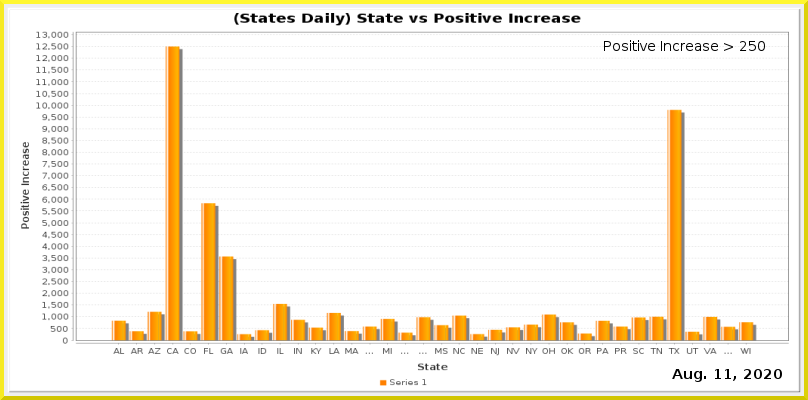
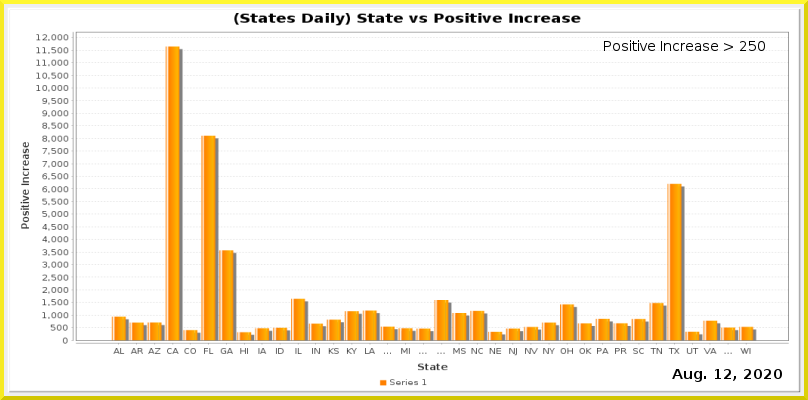
The second 808px x 400px image is a revision of the first. Changes to its layers:
painted on "Current Date" over <box>724,369,731,379</box>
painted on "Date_vs_TestIncrease.png" over <box>36,31,789,356</box>
